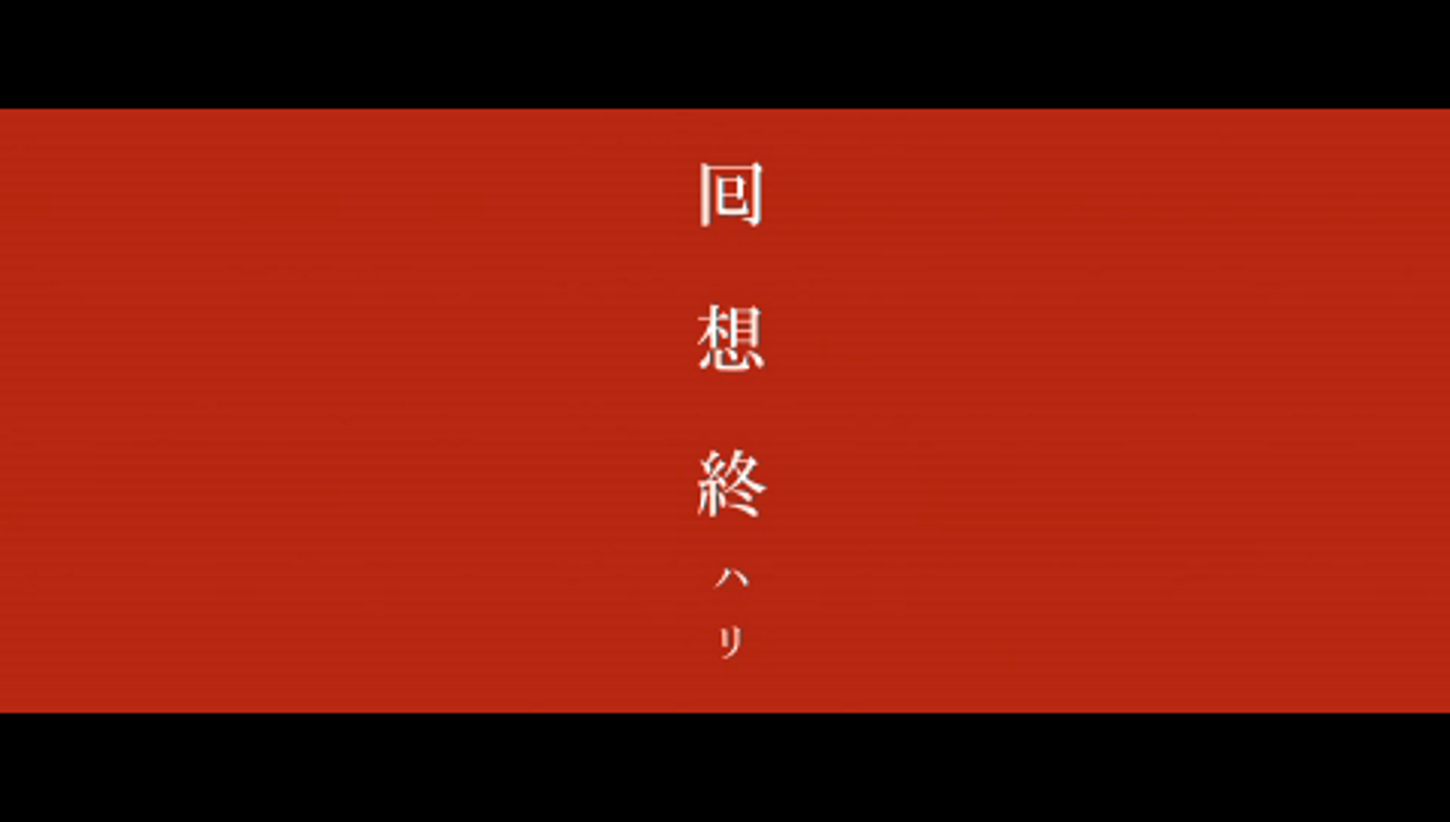
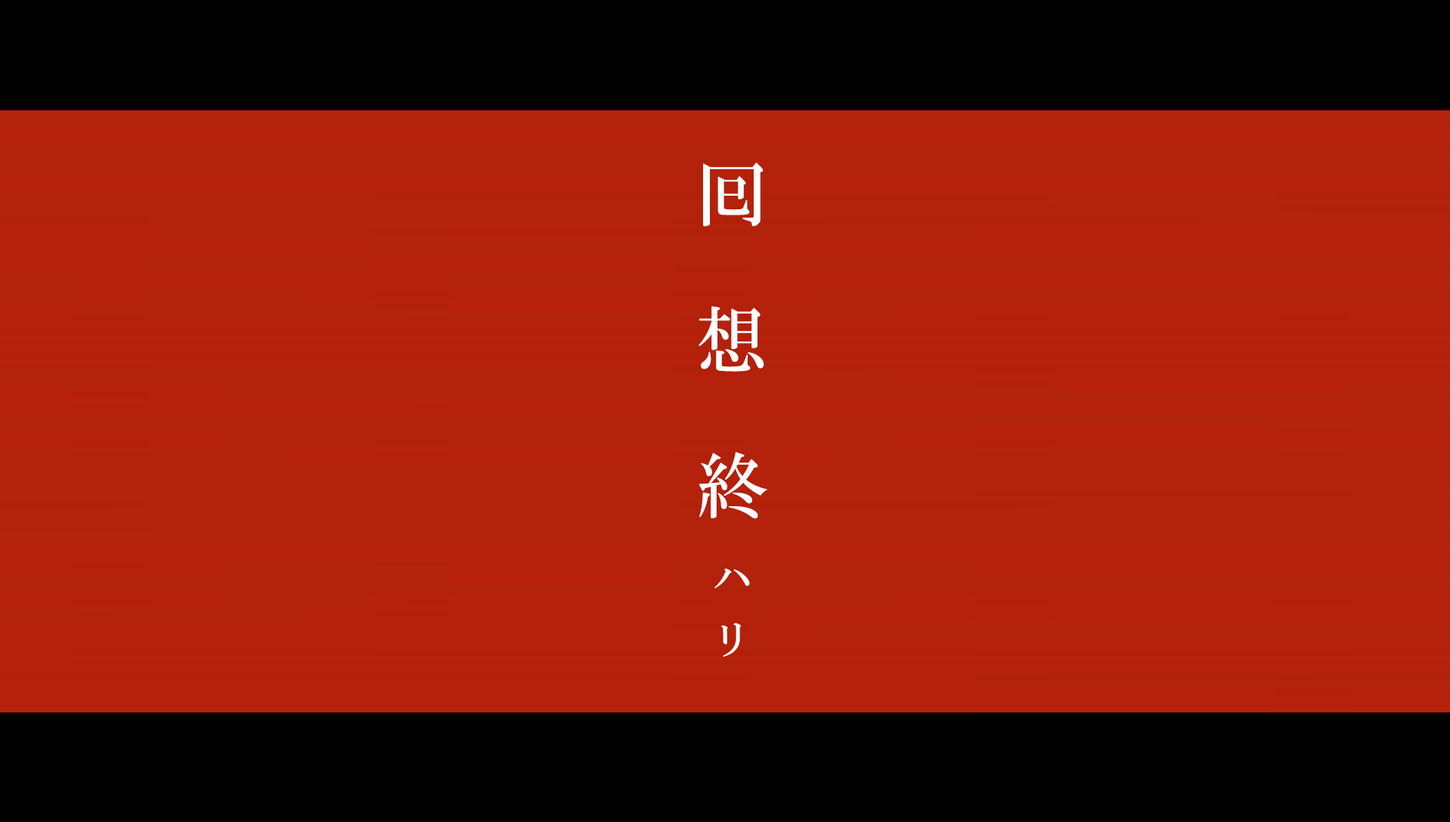
Comparing the layer stacks of the two 1450 x 822 images. Changes:
added layer "囘想終ハリ" above "Layer 2" over [left=698, top=162, right=768, bottom=658]
showed "Layer 2" over [left=0, top=107, right=1450, bottom=715]
